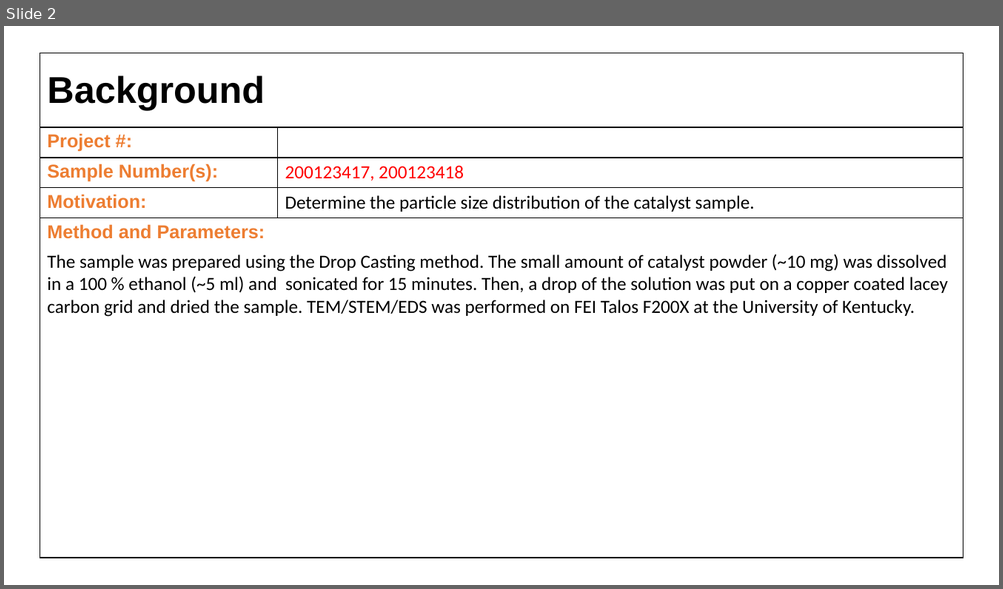
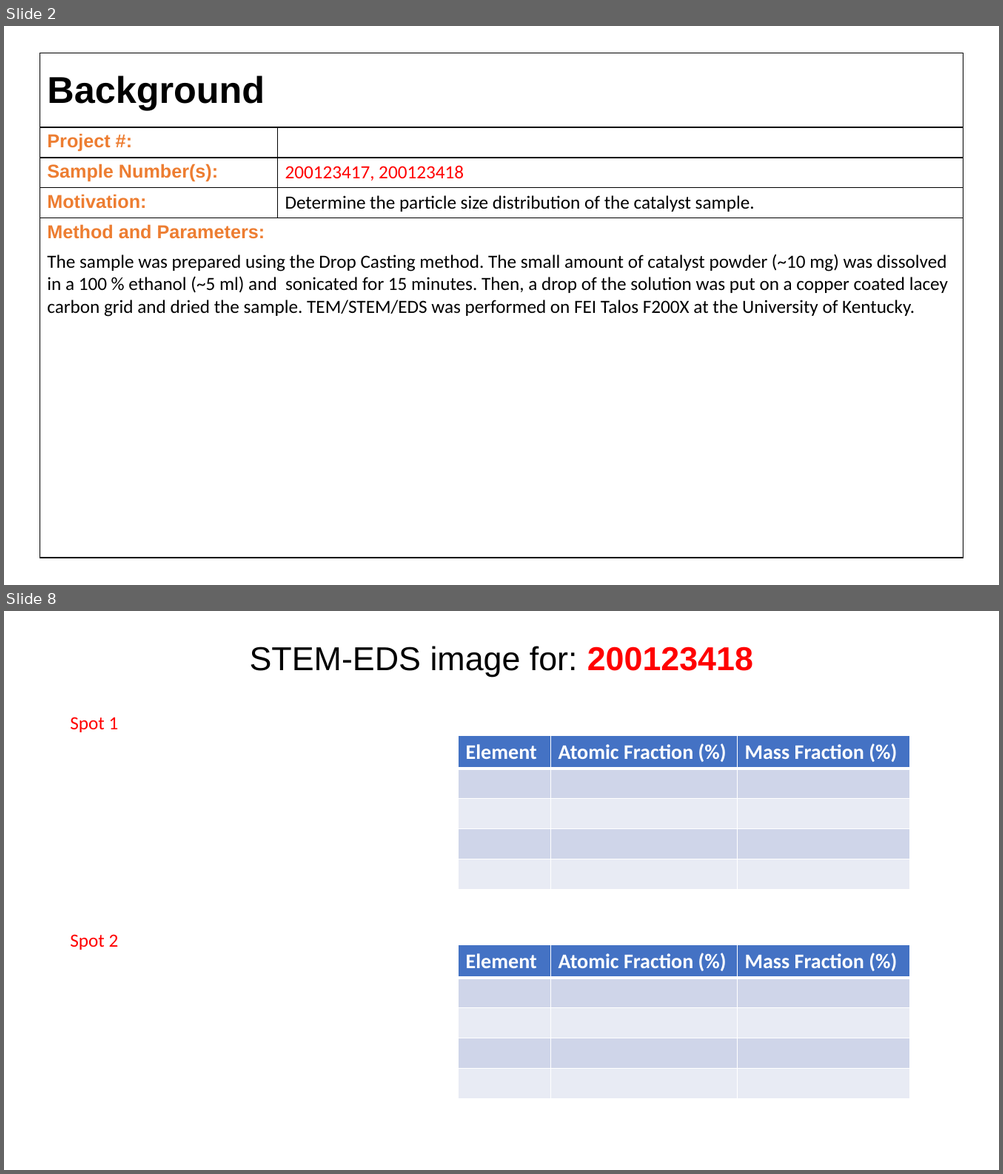
Before and after one commit to cvrl10/mini_project, a slide deck: 100040001/_100040001.pptx. Shown one above the other, each under a label of ours: slide 2 before the commit, slides 2 and 8 after it; the slides between them are not shown. The pictures are 1003x589 and 1003x1174 pixels, drawn with LibreOffice and Linux fonts; fonts in the diff are those of the drawing. Boxes give left, top, right and bottom in pixels: in the first picture for what was removed or moved away, otherwise in the second. Text is boxed around its words. In the diff, an @@ line names an element or a change of style, - is before the commit and + after.

```diff
--- a/100040001/_100040001.pptx
+++ b/100040001/_100040001.pptx
@@ slide 8 added at (4,611,999,1170), background #FFFFFF @@
@@ title added at (250,646,753,677), 32 pt, text #000000 @@
+STEM-EDS image for: 200123418
@@ text added at (70,717,119,732), 18 pt, text #FF0000 @@
+Spot 1
@@ table added at (458,735,910,887), 5 rows, 3 columns @@
+Element | Atomic Fraction (%) | Mass Fraction (%)
+ |  | 
+ |  | 
+ |  | 
+ |  | 
@@ text added at (70,934,119,950), 18 pt, text #FF0000 @@
+Spot 2
@@ table added at (458,945,910,1096), 5 rows, 3 columns @@
+Element | Atomic Fraction (%) | Mass Fraction (%)
+ |  | 
+ |  | 
+ |  | 
+ |  | 
```
Also in this commit, not shown: 5 slides changed, 1 other slide added, 7 slides removed, 33 other files.
